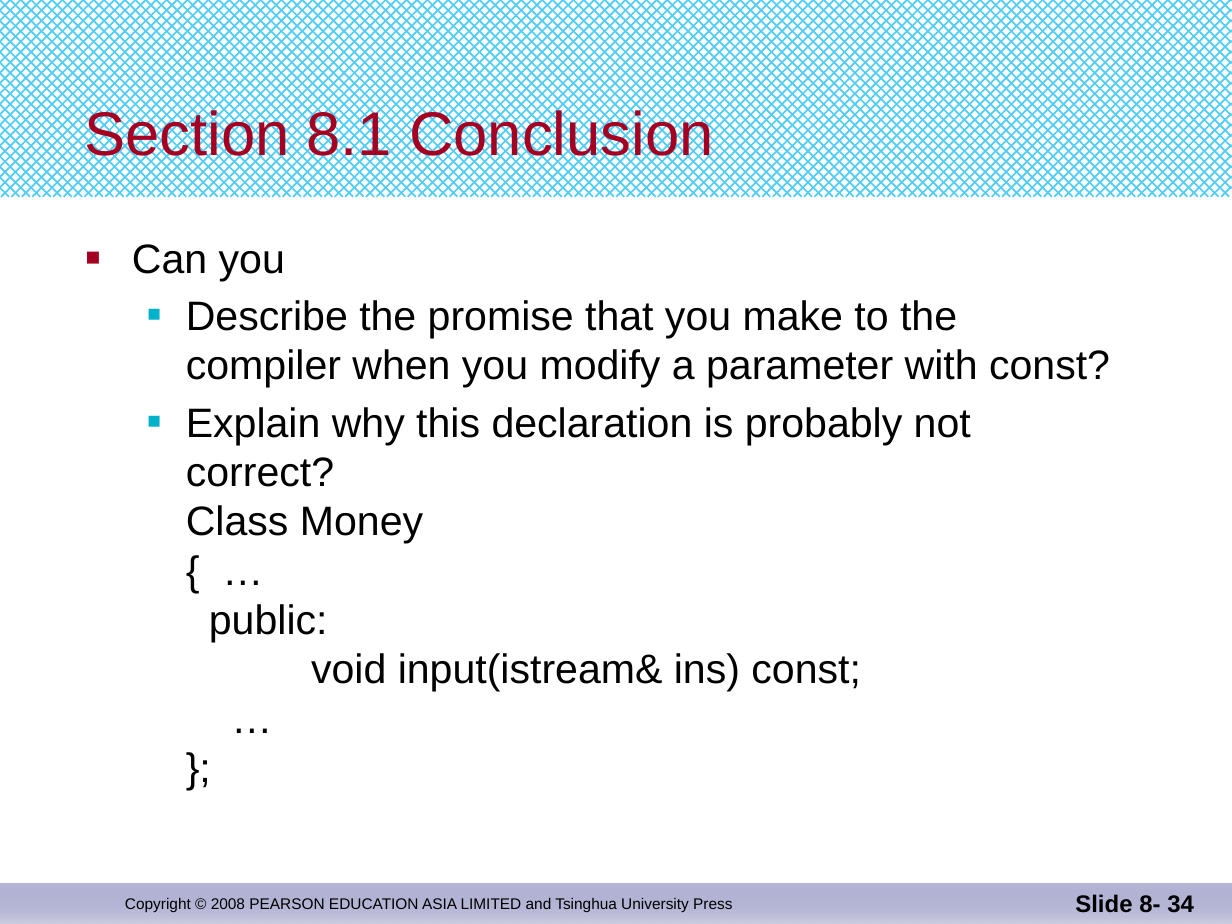
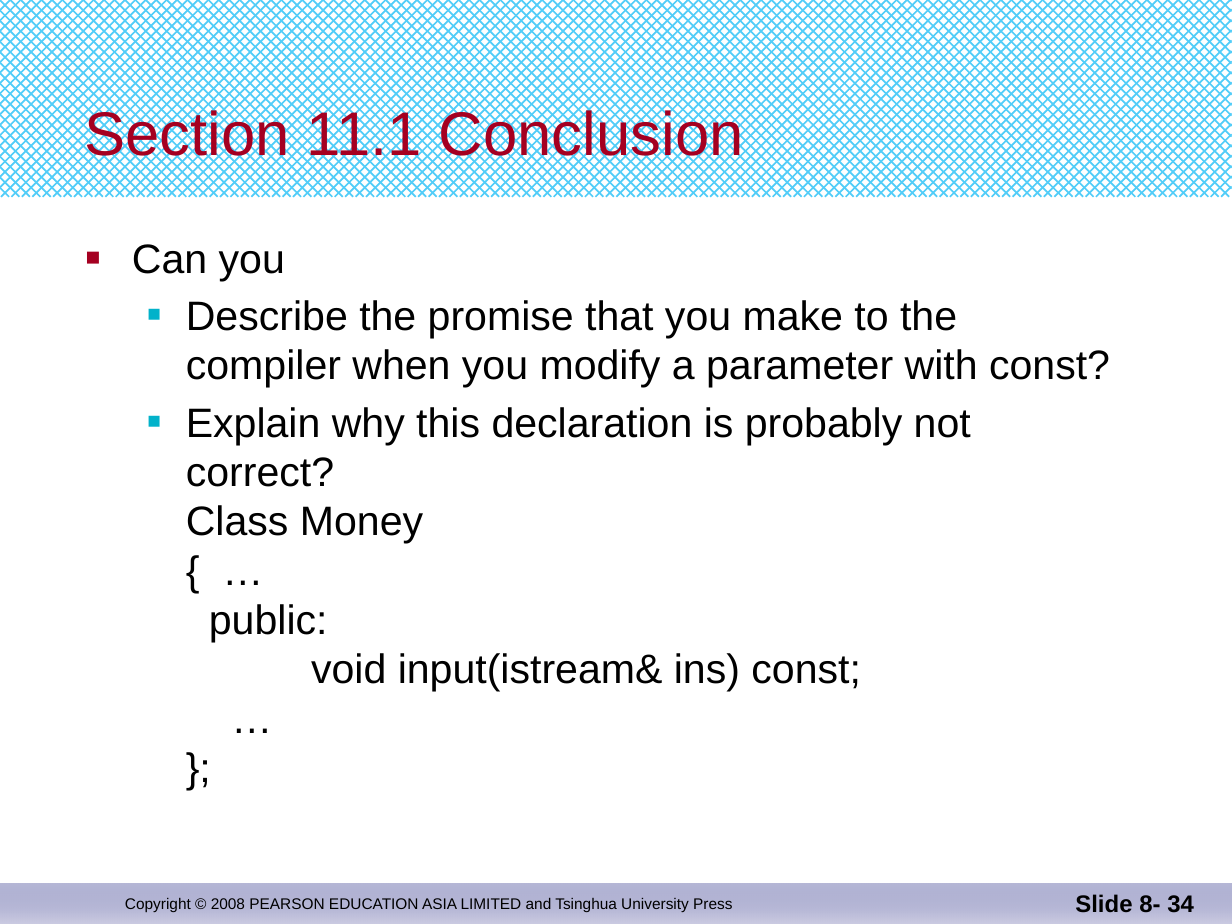
Before and after one commit to djuanbei/CPLUSPLUS, a slide deck: slide 34 of ppt/Chapter 11.pptx. Drawn at 1232x924 pixels with LibreOffice and Linux fonts; fonts in the diff are those of the drawing. Boxes give left, top, right and bottom in pixels: in the first picture for what was removed or moved away, otherwise in the second. Text is boxed around its words. In the diff, an @@ line names an element or a change of style, - is before the commit and + after.

```diff
--- a/ppt/Chapter 11.pptx
+++ b/ppt/Chapter 11.pptx
@@ title at (84,106,744,167): text changed @@
-Section 8.1 Conclusion
+Section 11.1 Conclusion
```
Also in this commit, not shown: 11 other slides changed, 2 slides added, 2 slides removed.
